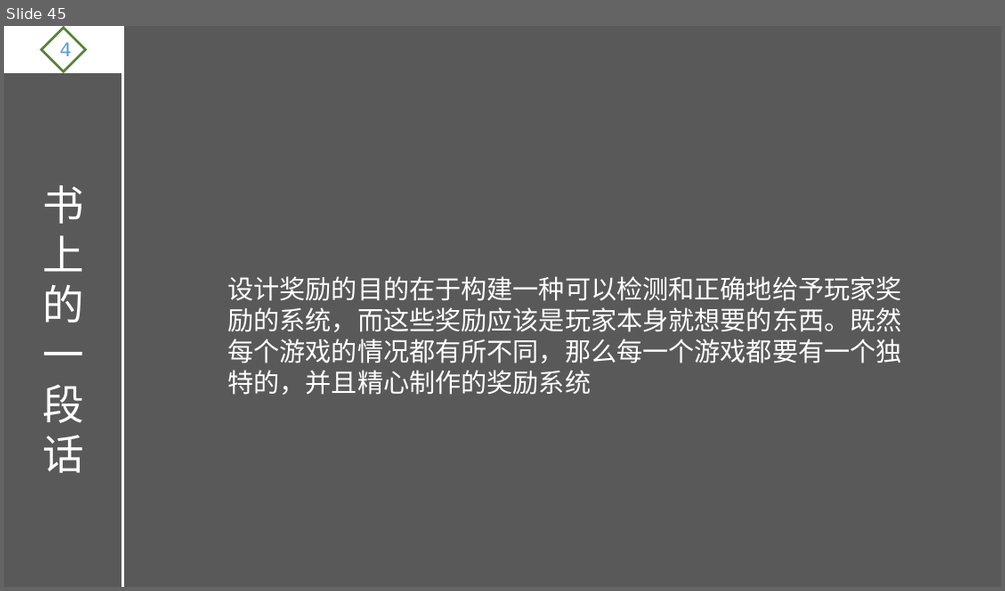
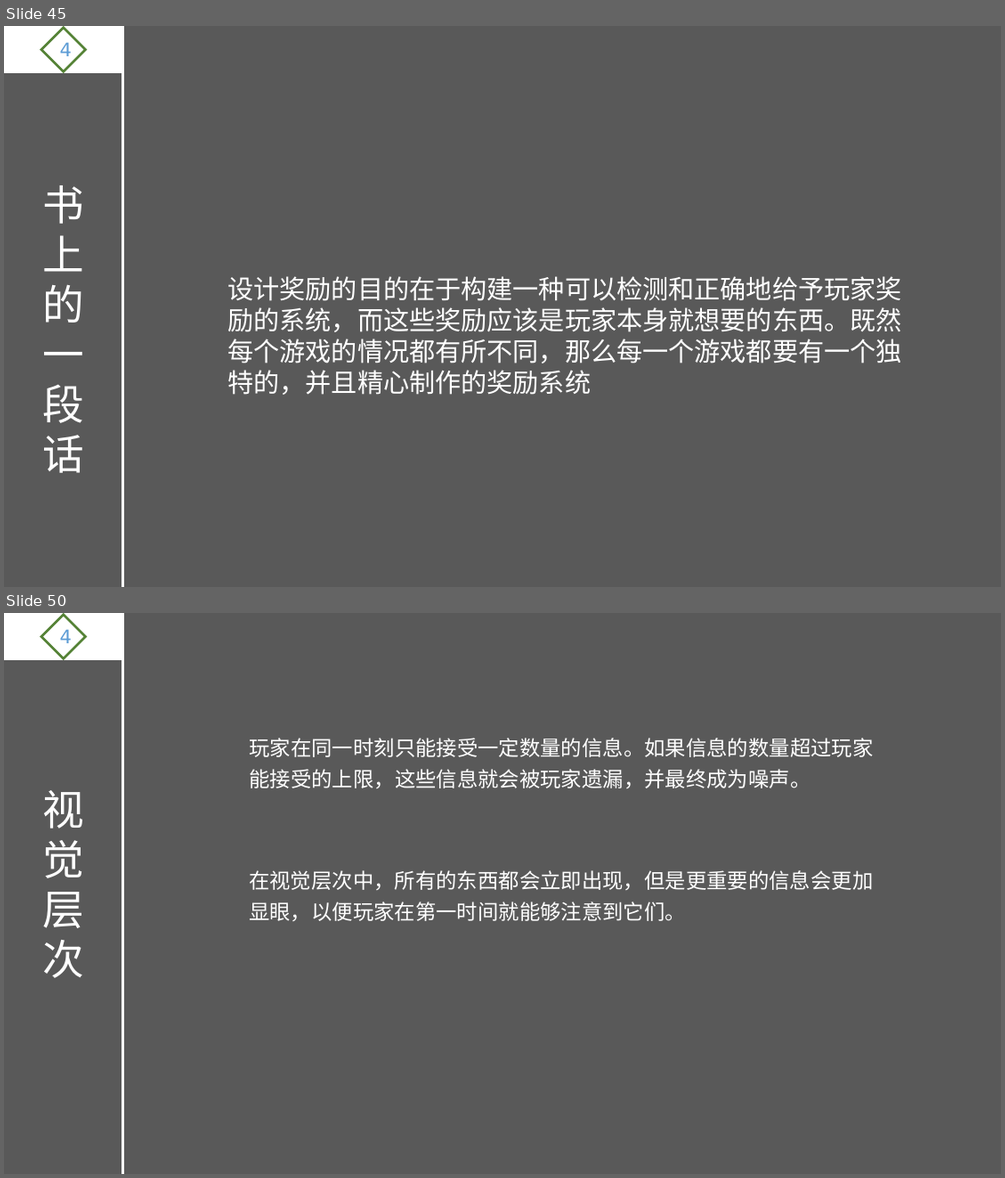
Before and after one commit to ThreePeopleGame/Death, a slide deck: Share/游戏设计理论.pptx. Shown one above the other, each under a label of ours: slide 45 before the commit, slides 45 and 50 after it; the slides between them are not shown. The pictures are 1005x591 and 1005x1178 pixels, drawn with LibreOffice and Linux fonts; fonts in the diff are those of the drawing. Boxes give left, top, right and bottom in pixels: in the first picture for what was removed or moved away, otherwise in the second. Text is boxed around its words. In the diff, an @@ line names an element or a change of style, - is before the commit and + after.

Commit message:
信息传递
信息传递

```diff
--- a/Share/游戏设计理论.pptx
+++ b/Share/游戏设计理论.pptx
@@ slide 50 added at [4, 613, 1001, 1174], background #595959 @@
@@ rectangle added at [4, 613, 123, 660], fill #FFFFFF, outline #FFFFFF 1.5 pt @@
@@ diamond added at [41, 615, 86, 658], outline #548235 2.25 pt, 18 pt, text #5B9BD5 @@
+4
@@ line added from (123, 613) to (123, 1174), #FFFFFF 2.25 pt @@
@@ text added at [249, 738, 873, 788], 20 pt, text #FFFFFF @@
+玩家在同一时刻只能接受一定数量的信息。如果信息的数量超过玩家能接受的上限，这些信息就会被玩家遗漏，并最终成为噪声。
@@ text added at [42, 790, 84, 978], 40 pt, text #FFFFFF @@
+视觉层次
@@ text added at [249, 870, 873, 921], 20 pt, text #FFFFFF @@
+在视觉层次中，所有的东西都会立即出现，但是更重要的信息会更加显眼，以便玩家在第一时间就能够注意到它们。
```
Also in this commit, not shown: 8 other slides added.
